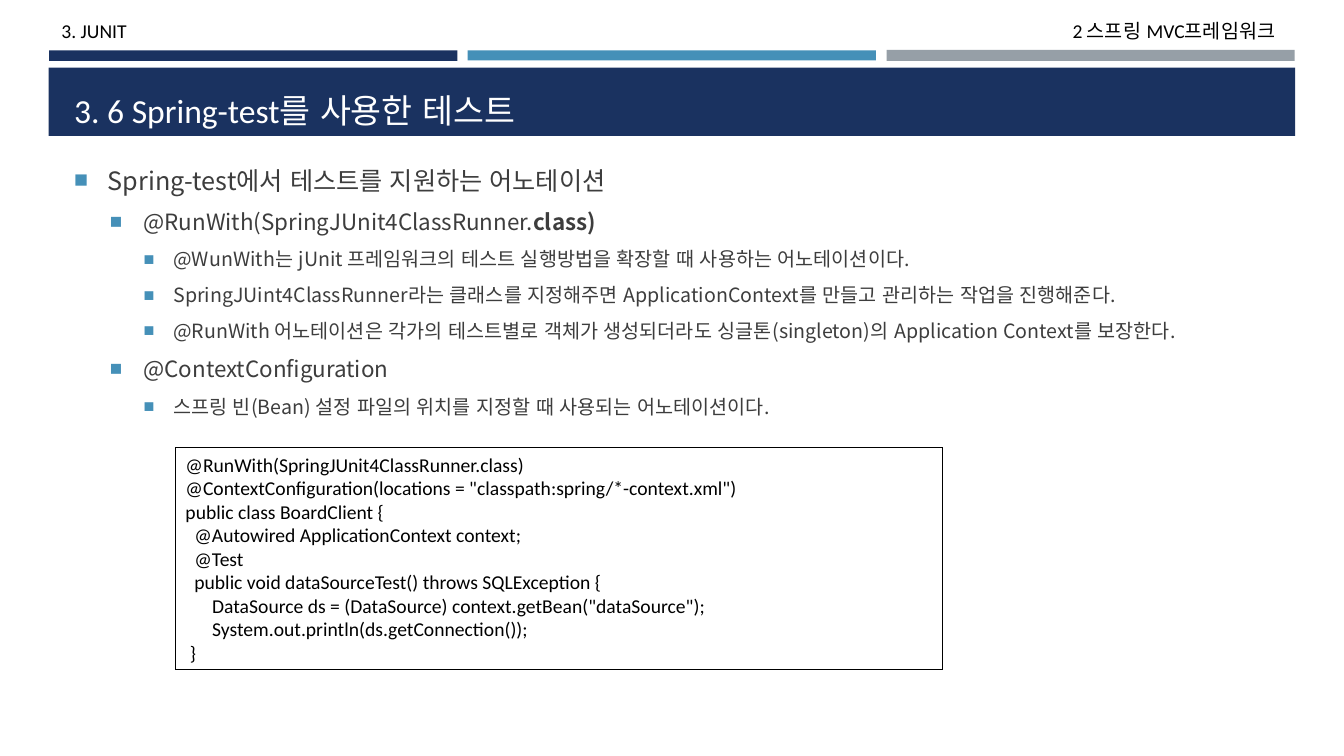
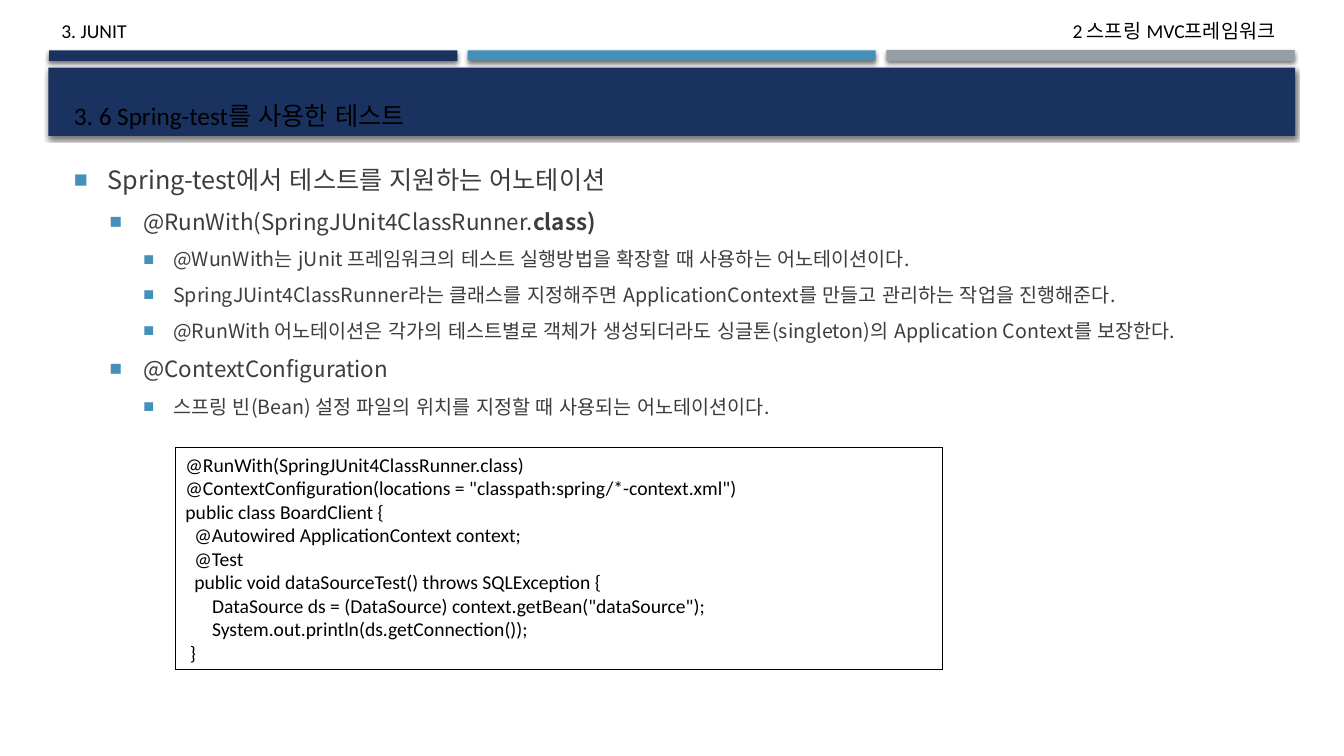
Before and after one commit to deukvely/spring, a slide deck: slide 23 of PPT/03.스프링프로젝트.pptx. Drawn at 1344x756 pixels with LibreOffice and Linux fonts; fonts in the diff are those of the drawing. Boxes give left, top, right and bottom in pixels: in the first picture for what was removed or moved away, otherwise in the second. Text is boxed around its words. In the diff, an @@ line names an element or a change of style, - is before the commit and + after.

```diff
--- a/PPT/03.스프링프로젝트.pptx
+++ b/PPT/03.스프링프로젝트.pptx
@@ shadow on in 4 elements at (x1=49, y1=50, x2=458, y2=60), (x1=886, y1=50, x2=1295, y2=62), (x1=468, y1=50, x2=876, y2=60), (x1=48, y1=68, x2=1296, y2=136) @@
@@ title "3. 6 Spring-test를 사용한 테스트" at (x1=74, y1=104, x2=405, y2=129): size 24 to 18 pt, text colour #FFFFFF to #000000 @@
@@ rectangle "@RunWith(SpringJUnit4ClassRunner.class)" at (x1=175, y1=448, x2=943, y2=669): outline #000000 0.75 pt to #000000 0 pt @@
```
Also in this commit, not shown: 28 other slides changed, 33 other files.
